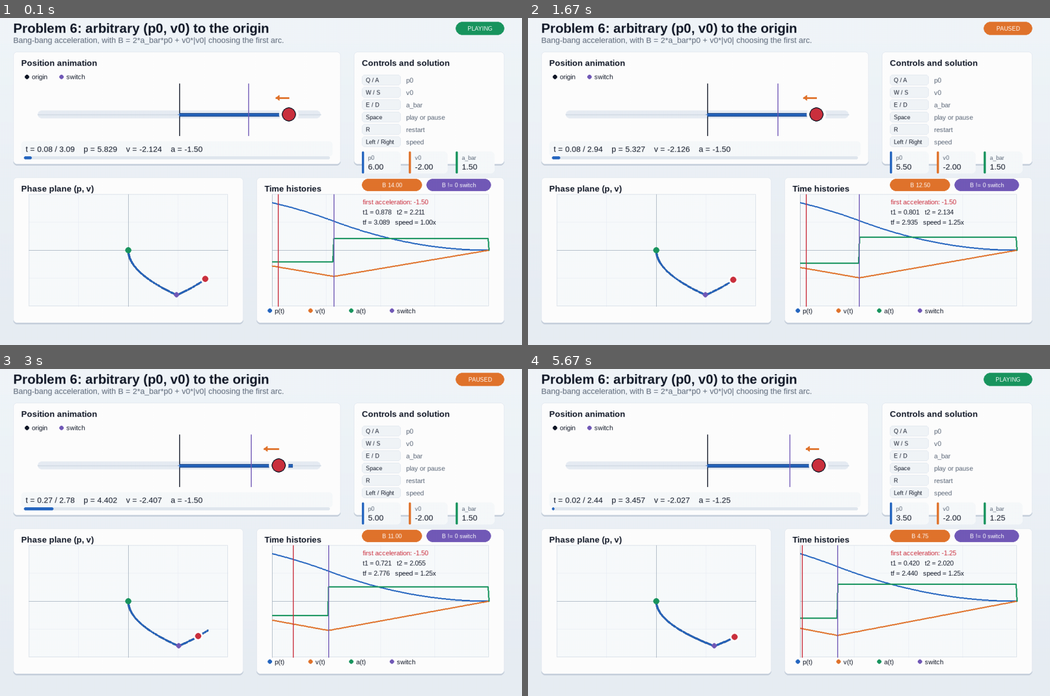
Above: before the commit, frames 1-4 (two rows, left to right).
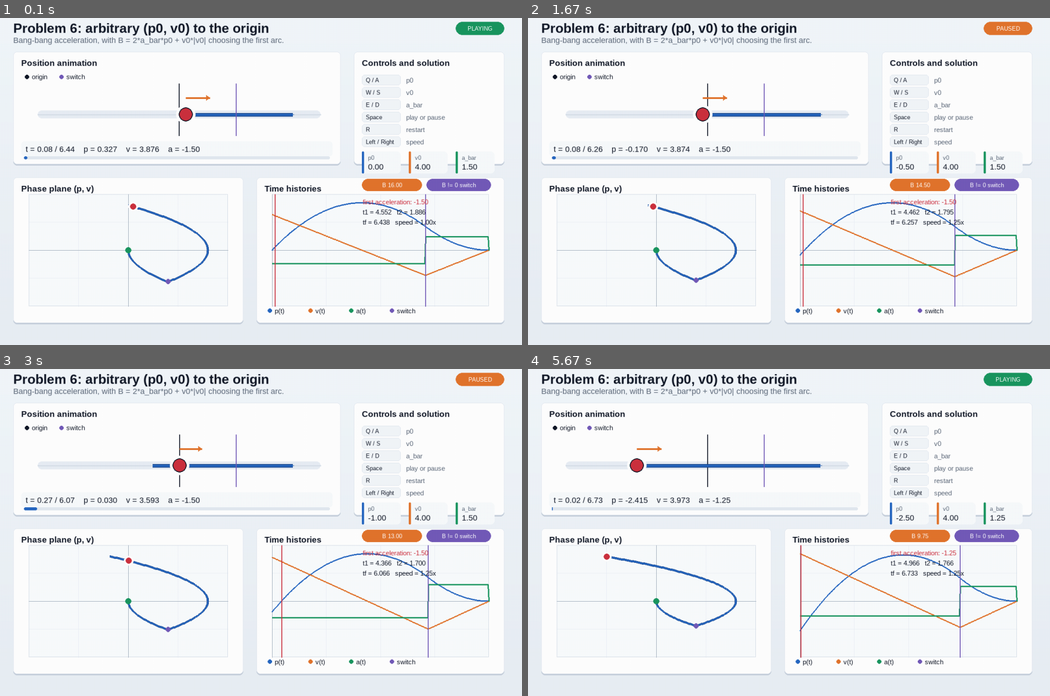
Above: after the commit, the same moments.

Repository: denisboborukhin/double_integrator
Game: pygame game, started from main.py
Two runs of this game, one before a commit and one after it. Both use one fixed random seed, a clock stepped at 60 frames per second and the inputs below.
Inputs:
- Up to frame 1 (0.1 s): no input
- Up to frame 2 (1.67 s): hold Right 0.33-0.8 s; hold Right 0.83-1.3 s; tap Space at 0.9, 1.2, 1.4 s; hold Left from 1.33 s (still down); hold A from 1.33 s (still down)
- Up to frame 3 (3 s): tap Space at 1.7, 1.97, 2.27, 2.4, 2.7 s; release Left at 1.87 s; release A at 1.87 s; hold Left 1.9-2.3 s; hold A 1.9-2.3 s; hold Right 2.33-2.97 s; hold D 2.33-2.97 s; tap E at 2.48 s
- Up to frame 4 (5.67 s): hold Left 3-3.47 s; hold A 3-3.47 s; tap Space at 3.07, 3.37, 3.57, 3.87, 4.07, 4.37, 4.57, 4.87, 5.13, 5.43, 5.57 s; hold Right 3.5-3.97 s; hold D 3.5-3.97 s; hold Right 4-4.47 s; hold D 4-4.47 s; tap E at 4.15, 5.65 s; hold Left 4.5-5.03 s; hold A 4.5-5.03 s; hold Left 5.07-5.47 s; hold A 5.07-5.47 s; hold Right from 5.5 s (still down); hold D from 5.5 s (still down)

The runs differ from the first frame. In frame 1, 2.8% of the frame differs, in the area x 5-94%, y 20-89%; in frame 2, 2.7%; in frame 3, 2.9%; in frame 4, 3.0%, in the area x 4-94%, y 20-89%.

Commit message:
feat(docs): fix formulas

Diff:
--- a/double_integrator_pygame/app.py
+++ b/double_integrator_pygame/app.py
@@ -52,8 +52,8 @@
         self.title_font = pygame.font.SysFont("Arial", 30, bold=True)
         self.panel_font = pygame.font.SysFont("Arial", 19, bold=True)
         self.params = {
-            "p0": Parameter("p0", 6.0, 0.5, -10.0, 10.0),
-            "v0": Parameter("v0", -2.0, 0.5, -8.0, 8.0),
+            "p0": Parameter("p0", 0.0, 0.5, -10.0, 10.0),
+            "v0": Parameter("v0", 4.0, 0.5, -8.0, 8.0),
             "amax": Parameter("amax", 1.5, 0.25, 0.25, 5.0),
         }
         self.playing = True
Not shown, changed: README.md
